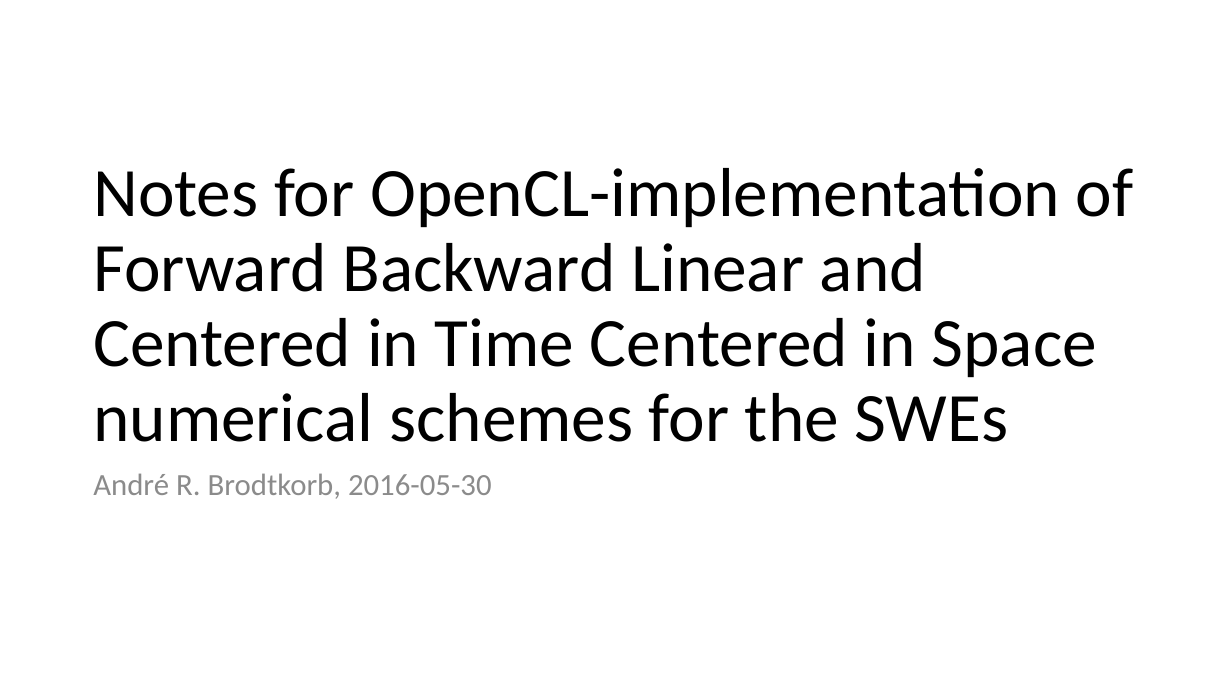
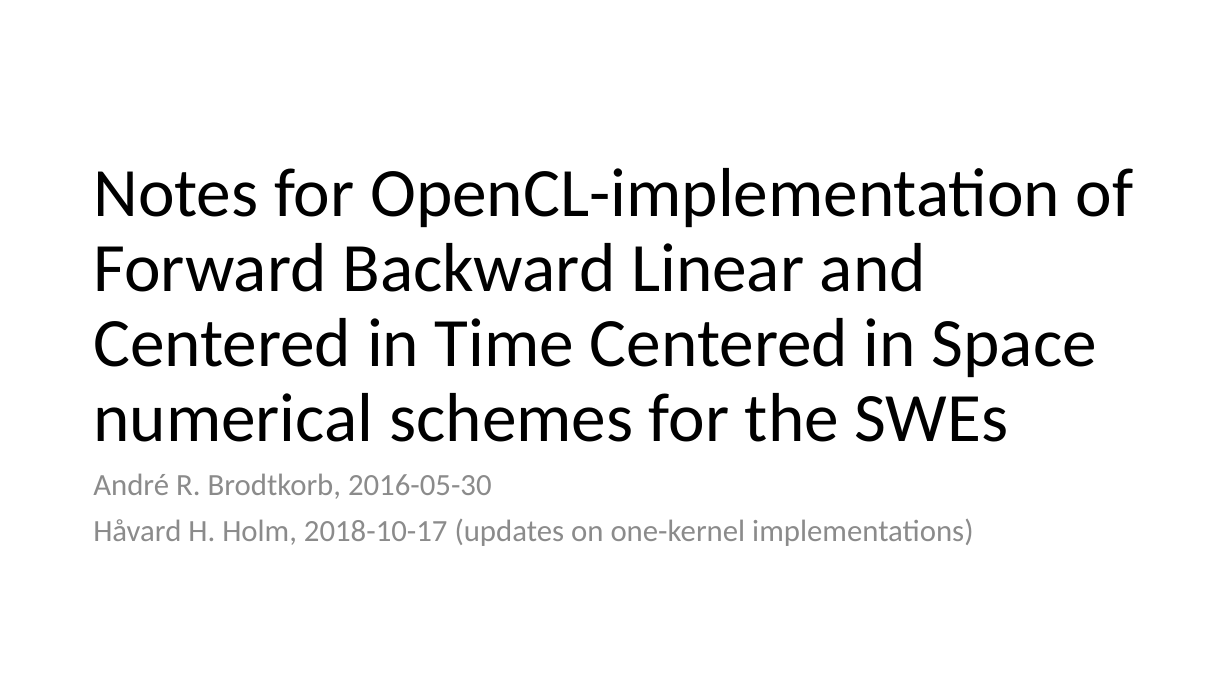
Before and after one commit to metno/gpu-ocean, a slide deck: slide 1 of gpu_ocean/prototypes/fbl_ctcs_stencils.pptx. Drawn at 1232x693 pixels with LibreOffice and Linux fonts; fonts in the diff are those of the drawing. Boxes give left, top, right and bottom in pixels: in the first picture for what was removed or moved away, otherwise in the second. Text is boxed around its words. In the diff, an @@ line names an element or a change of style, - is before the commit and + after.

Commit message:
Describing one-kernel FBL/CTCS wrt data dependency

```diff
--- a/gpu_ocean/prototypes/fbl_ctcs_stencils.pptx
+++ b/gpu_ocean/prototypes/fbl_ctcs_stencils.pptx
@@ text at box(93, 519, 973, 546): paragraph added @@
+Håvard H. Holm, 2018-10-17 (updates on one-kernel implementations)
```
Also in this commit, not shown: 7 other slides changed, 26 slides added, 3 slides removed.
